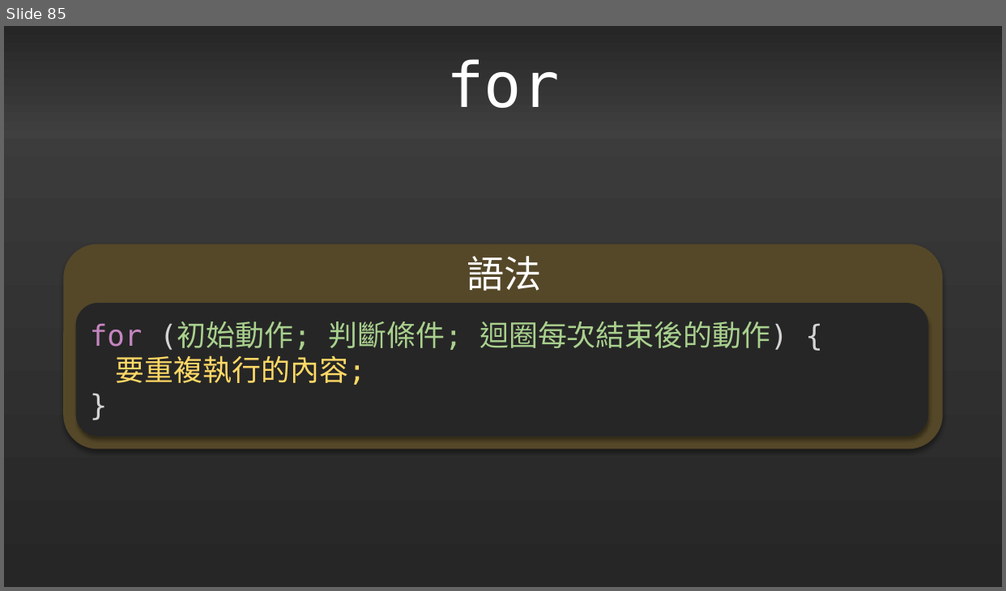
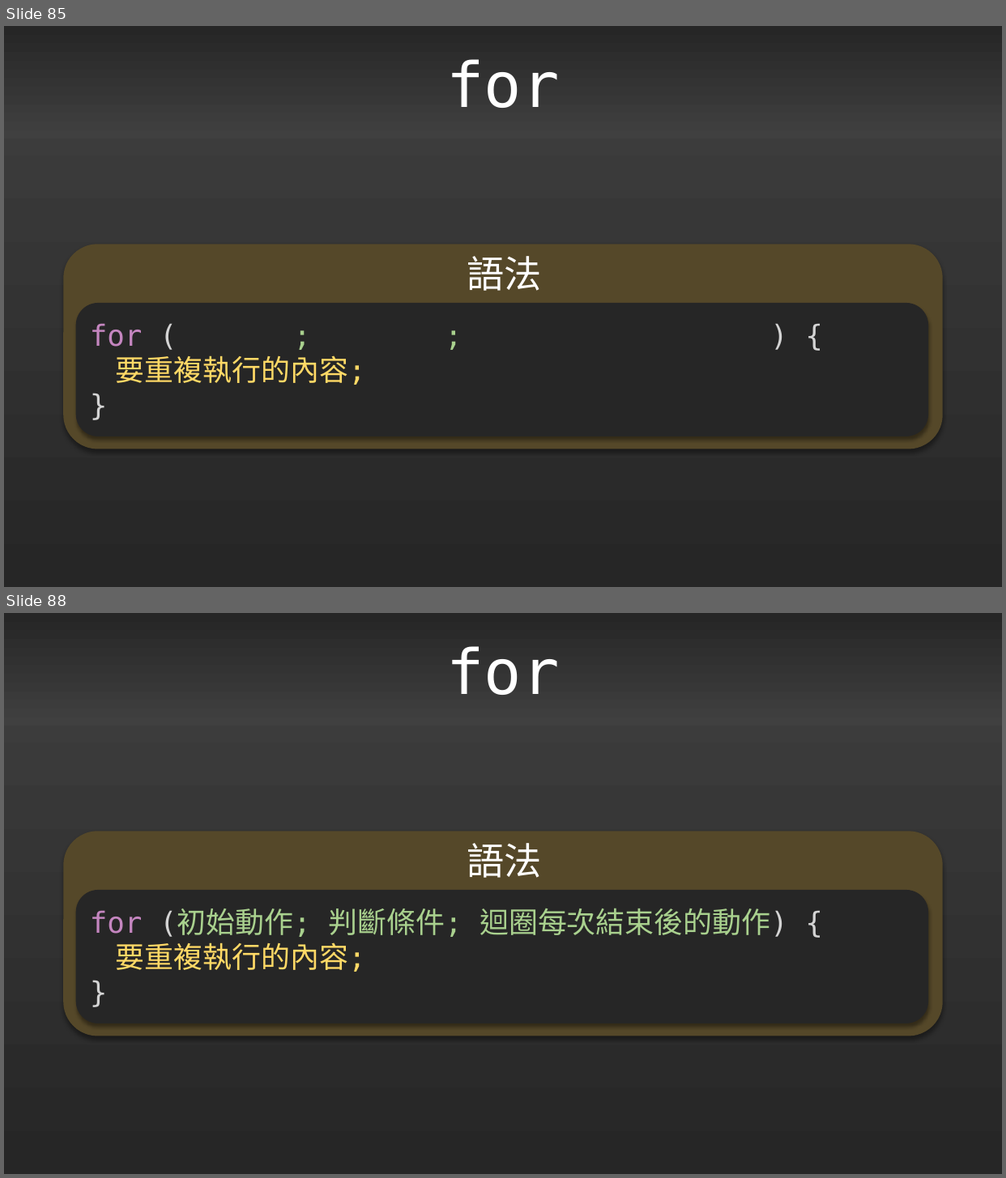
Before and after one commit to liuutin9/liuutin9.github.io, a slide deck: Shared-Files/電機營C語言Day2.pptx. Shown one above the other, each under a label of ours: slide 85 before the commit, slides 85 and 88 after it; the slides between them are not shown. The pictures are 1006x591 and 1006x1178 pixels, drawn with LibreOffice and Linux fonts; fonts in the diff are those of the drawing. Boxes give left, top, right and bottom in pixels: in the first picture for what was removed or moved away, otherwise in the second. Text is boxed around its words. In the diff, an @@ line names an element or a change of style, - is before the commit and + after.

```diff
--- a/Shared-Files/電機營C語言Day2.pptx
+++ b/Shared-Files/電機營C語言Day2.pptx
@@ slide 85 added at (4, 26, 1002, 587), background gradient #404040 to #262626 @@
@@ text added at (446, 59, 559, 108), 60 pt, text #FFFFFF @@
+for
@@ rounded rectangle added at (63, 244, 943, 449), fill #554829 @@
@@ text added at (467, 256, 541, 291), 36 pt, text #FFFFFF @@
+語法
@@ rounded rectangle added at (76, 303, 928, 437), fill #262626, 28 pt, text #262626 @@
+for (初始動作; 判斷條件; 迴圈每次結束後的動作) {
+要重複執行的內容;
+}
@@ what was slide 85 is now slide 88 @@
```
Also in this commit, not shown: 30 slides changed, 23 other slides added, 15 slides removed.
